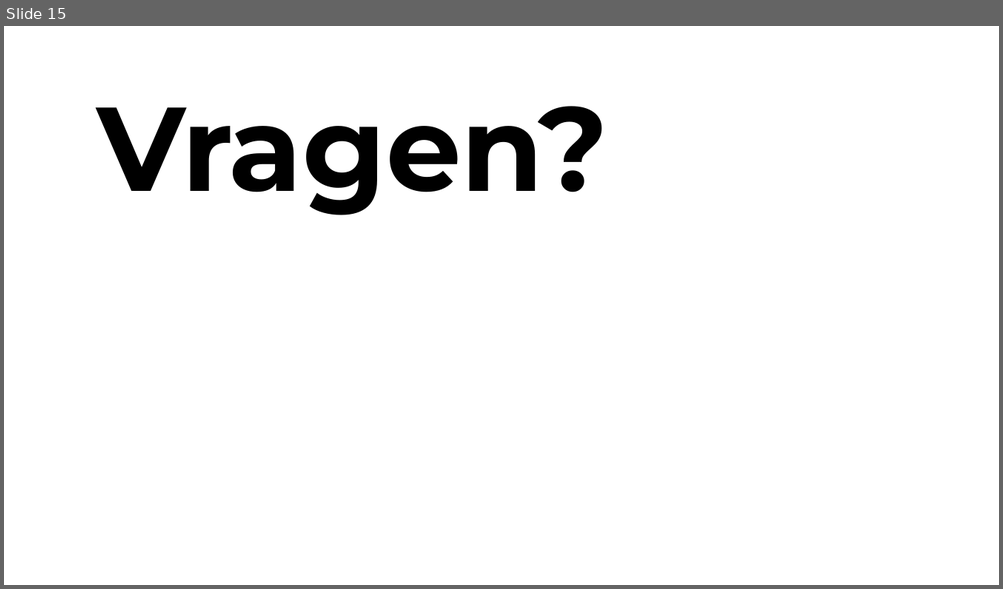
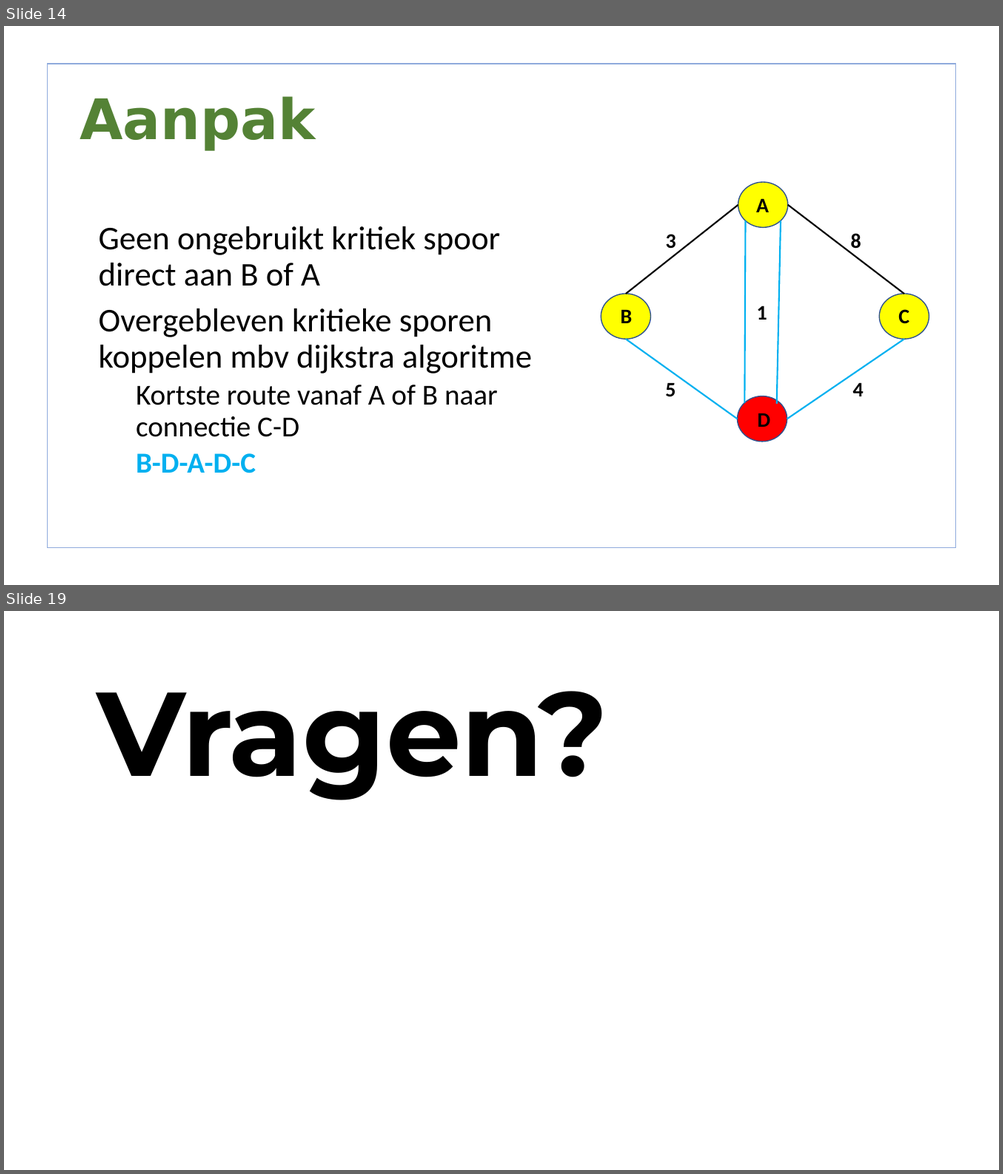
Before and after one commit to lisa259/RailNL, a slide deck: presentaties/Presentation 2.odp. Shown one above the other, each under a label of ours: slide 15 before the commit, slides 14 and 19 after it; the slides between them are not shown. The pictures are 1003x589 and 1003x1174 pixels, drawn with LibreOffice and Linux fonts; fonts in the diff are those of the drawing; background and template pictures are left out. Boxes give left, top, right and bottom in pixels: in the first picture for what was removed or moved away, otherwise in the second. Text is boxed around its words. In the diff, an @@ line names an element or a change of style, - is before the commit and + after.

```diff
--- a/presentaties/Presentation 2.odp
+++ b/presentaties/Presentation 2.odp
@@ slide 14 added at [4,26,999,585], background picture (left out) @@
@@ freeform shape added at [47,64,956,548], fill #FFFFFF, outline #8FAADC 0.99 pt @@
@@ title added at [79,96,315,151], 54 pt, text #548235, bold @@
+Aanpak
@@ freeform shape added at [738,182,788,227], fill #FFFF00, outline #2F528F 0.99 pt @@
@@ text added at [756,198,768,212], 20 pt, text #000000, bold @@
+A
@@ line added from (626, 294) to (738, 205), #000000 1.5 pt @@
@@ line added from (745, 221) to (744, 403), #00B0F0 1.5 pt @@
@@ line added from (781, 221) to (777, 404), #00B0F0 1.5 pt @@
@@ line added from (904, 294) to (788, 205), #000000 1.5 pt @@
@@ text added at [99,227,532,474], 32 pt, text #000000 @@
+• Geen ongebruikt kritiek spoor direct aan B of A
+• Overgebleven kritieke sporen koppelen mbv dijkstra algoritme
+  • Kortste route vanaf A of B naar connectie C-D
+  • B-D-A-D-C
@@ text added at [666,234,676,249], 20 pt, text #000000, bold @@
+3
@@ text added at [851,233,861,253], 20 pt, text #000000, bold @@
+8
@@ freeform shape added at [601,294,651,339], fill #FFFF00, outline #2F528F 0.99 pt @@
@@ text added at [620,309,632,323], 20 pt, text #000000, bold @@
+B
@@ text added at [757,306,767,320], 20 pt, text #000000, bold @@
+1
@@ freeform shape added at [879,294,929,339], fill #FFFF00, outline #2F528F 0.99 pt @@
@@ text added at [898,309,909,323], 20 pt, text #000000, bold @@
+C
@@ line added from (737, 419) to (626, 339), #00B0F0 1.5 pt @@
@@ line added from (787, 419) to (904, 339), #00B0F0 1.5 pt @@
@@ text added at [665,383,675,397], 20 pt, text #000000, bold @@
+5
@@ freeform shape added at [737,397,788,443], fill #FF0000, outline #2F528F 0.99 pt @@
@@ text added at [853,383,863,397], 20 pt, text #000000, bold @@
+4
@@ text added at [757,413,771,427], 20 pt, text #000000, bold @@
+D
@@ what was slide 15 is now slide 19 @@
```
Also in this commit, not shown: 3 slides changed, 14 other slides added, 11 slides removed, 4 other files.
